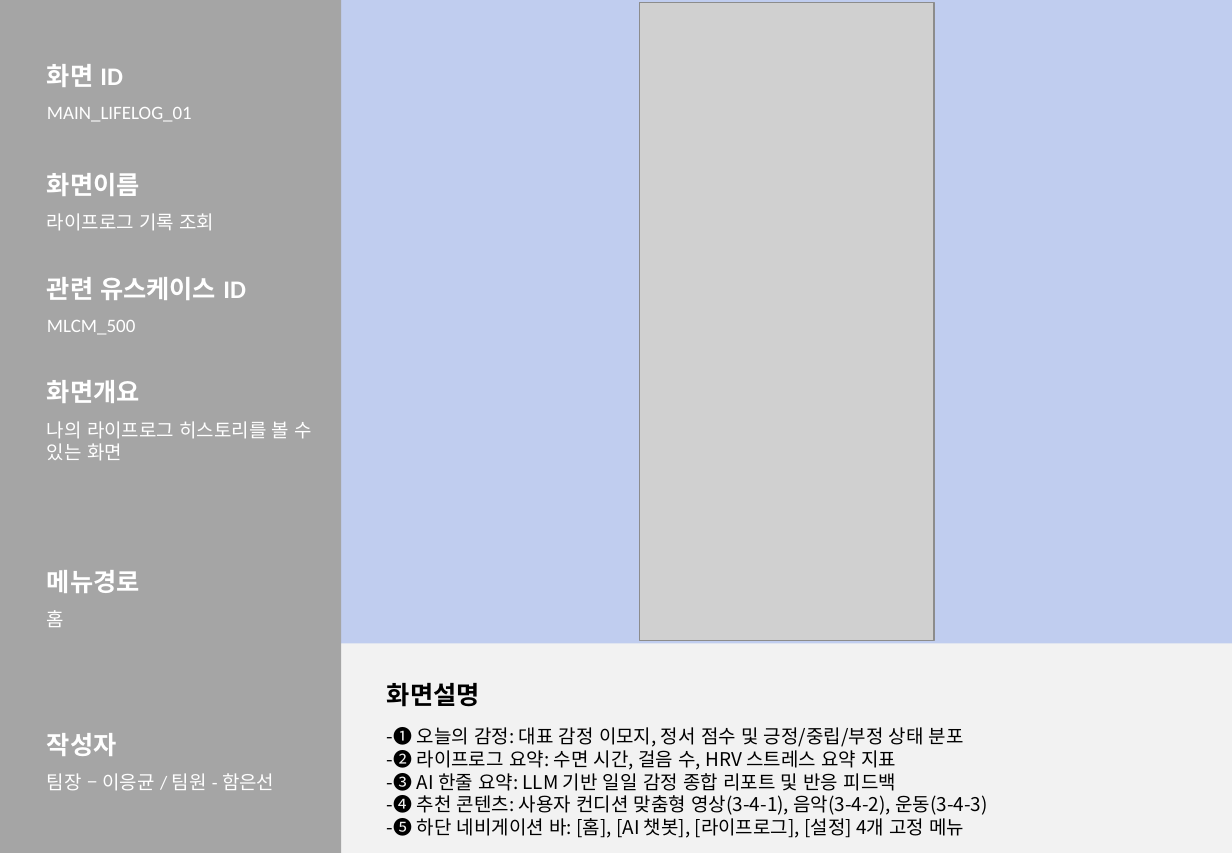
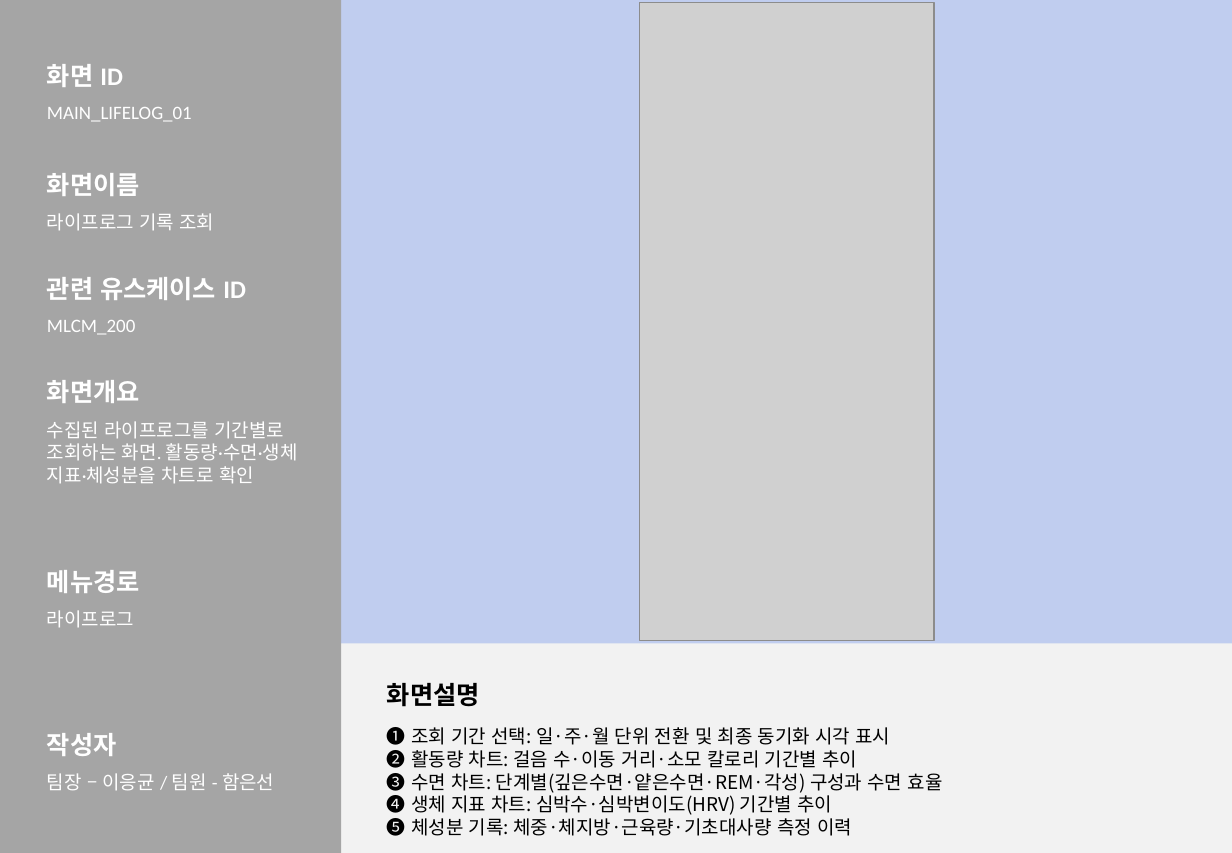
Before and after one commit to 2026-SMHRD-KDT-HealthCare-5/lisn, a slide deck: slide 14 of Documents/화면설계서_귀기울임.pptx. Drawn at 1232x853 pixels with LibreOffice and Linux fonts; fonts in the diff are those of the drawing; grey boxes stand for pictures. Boxes give left, top, right and bottom in pixels: in the first picture for what was removed or moved away, otherwise in the second. Text is boxed around its words. In the diff, an @@ line names an element or a change of style, - is before the commit and + after.

```diff
--- a/Documents/화면설계서_귀기울임.pptx
+++ b/Documents/화면설계서_귀기울임.pptx
@@ text at [47,320,135,335]: text changed @@
-MLCM_500
+MLCM_200
@@ text at [47,421,298,484]: text changed @@
-나의 라이프로그 히스토리를 볼 수 있는 화면
+수집된 라이프로그를 기간별로 조회하는 화면. 활동량·수면·생체 지표·체성분을 차트로 확인
@@ text at [47,610,134,628]: text changed @@
-홈
+라이프로그
@@ text at [387,724,943,840]: text changed @@
--❶ 오늘의 감정: 대표 감정 이모지, 정서 점수 및 긍정/중립/부정 상태 분포
--❷ 라이프로그 요약: 수면 시간, 걸음 수, HRV 스트레스 요약 지표
--❸ AI 한줄 요약: LLM 기반 일일 감정 종합 리포트 및 반응 피드백
--❹ 추천 콘텐츠: 사용자 컨디션 맞춤형 영상(3-4-1), 음악(3-4-2), 운동(3-4-3)
--➎ 하단 네비게이션 바: [홈], [AI 챗봇], [라이프로그], [설정] 4개 고정 메뉴
+❶ 조회 기간 선택: 일·주·월 단위 전환 및 최종 동기화 시각 표시
+❷ 활동량 차트: 걸음 수·이동 거리·소모 칼로리 기간별 추이
+❸ 수면 차트: 단계별(깊은수면·얕은수면·REM·각성) 구성과 수면 효율
+❹ 생체 지표 차트: 심박수·심박변이도(HRV) 기간별 추이
+➎ 체성분 기록: 체중·체지방·근육량·기초대사량 측정 이력
```
Also in this commit, not shown: 8 other slides changed, 5 other files.
